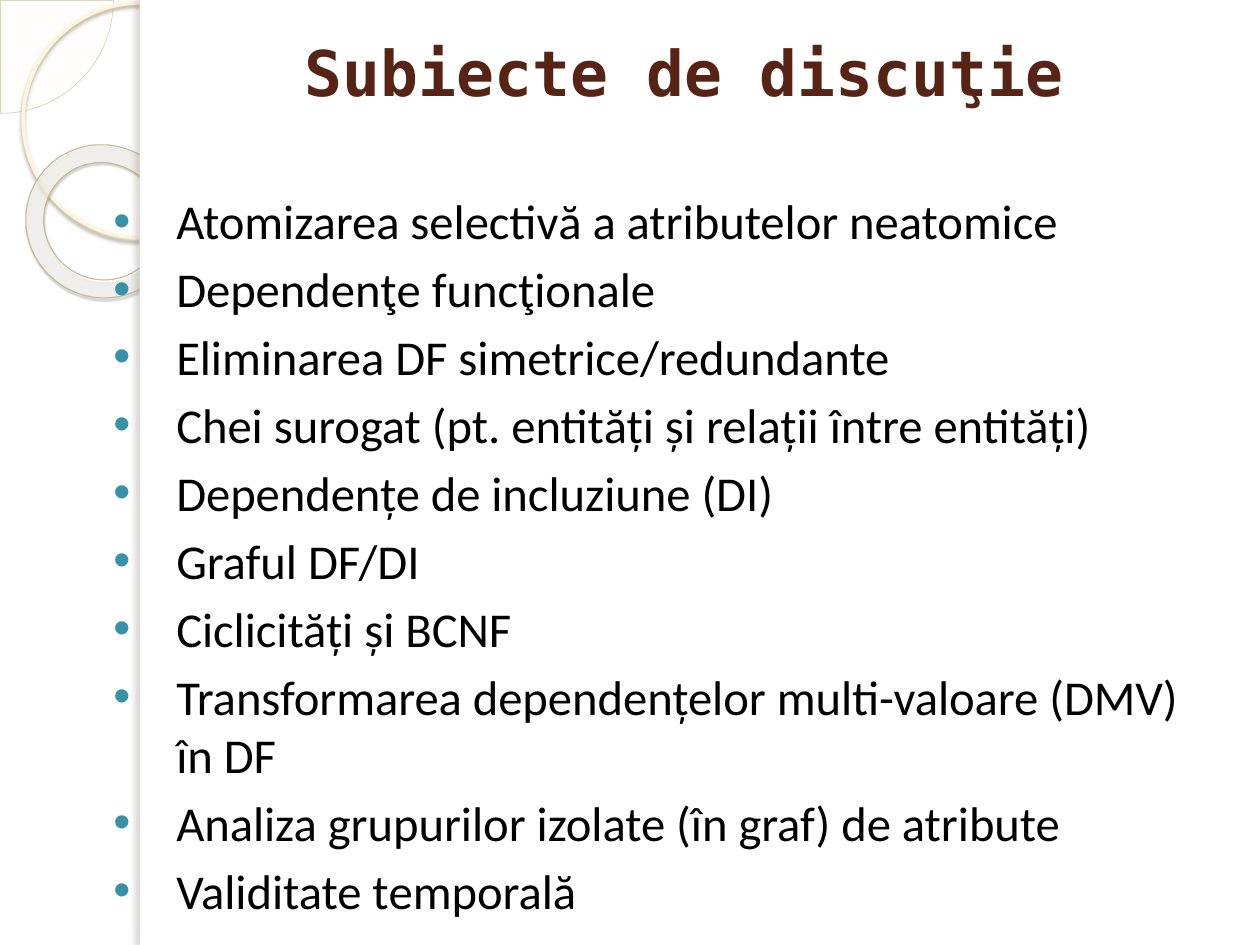
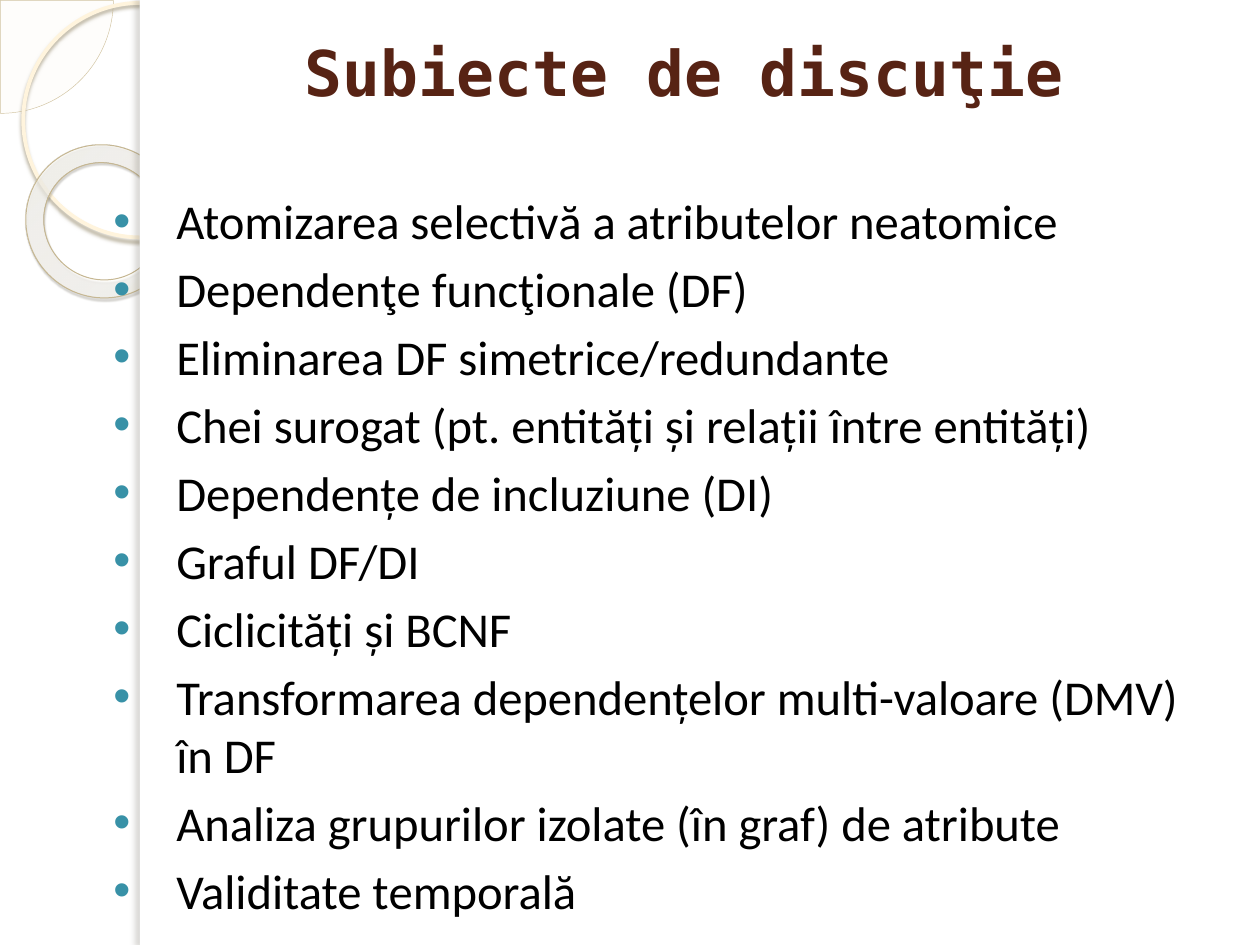
Before and after one commit to marinfotache/Baze-de-date-I, a slide deck: slide 3 of 03_Proiectarea BD prin normalizare/03e_Metodologie_sinteza.pptx. Drawn at 1260x945 pixels with LibreOffice and Linux fonts; fonts in the diff are those of the drawing; background and template pictures are left out. Boxes give left, top, right and bottom in pixels: in the first picture for what was removed or moved away, otherwise in the second. Text is boxed around its words. In the diff, an @@ line names an element or a change of style, - is before the commit and + after.

```diff
--- a/03_Proiectarea BD prin normalizare/03e_Metodologie_sinteza.pptx
+++ b/03_Proiectarea BD prin normalizare/03e_Metodologie_sinteza.pptx
@@ text at bbox=[176, 271, 748, 315]: text changed @@
-  • Dependenţe funcţionale
+  • Dependenţe funcţionale (DF)
```
Also in this commit, not shown: 2 other files.
